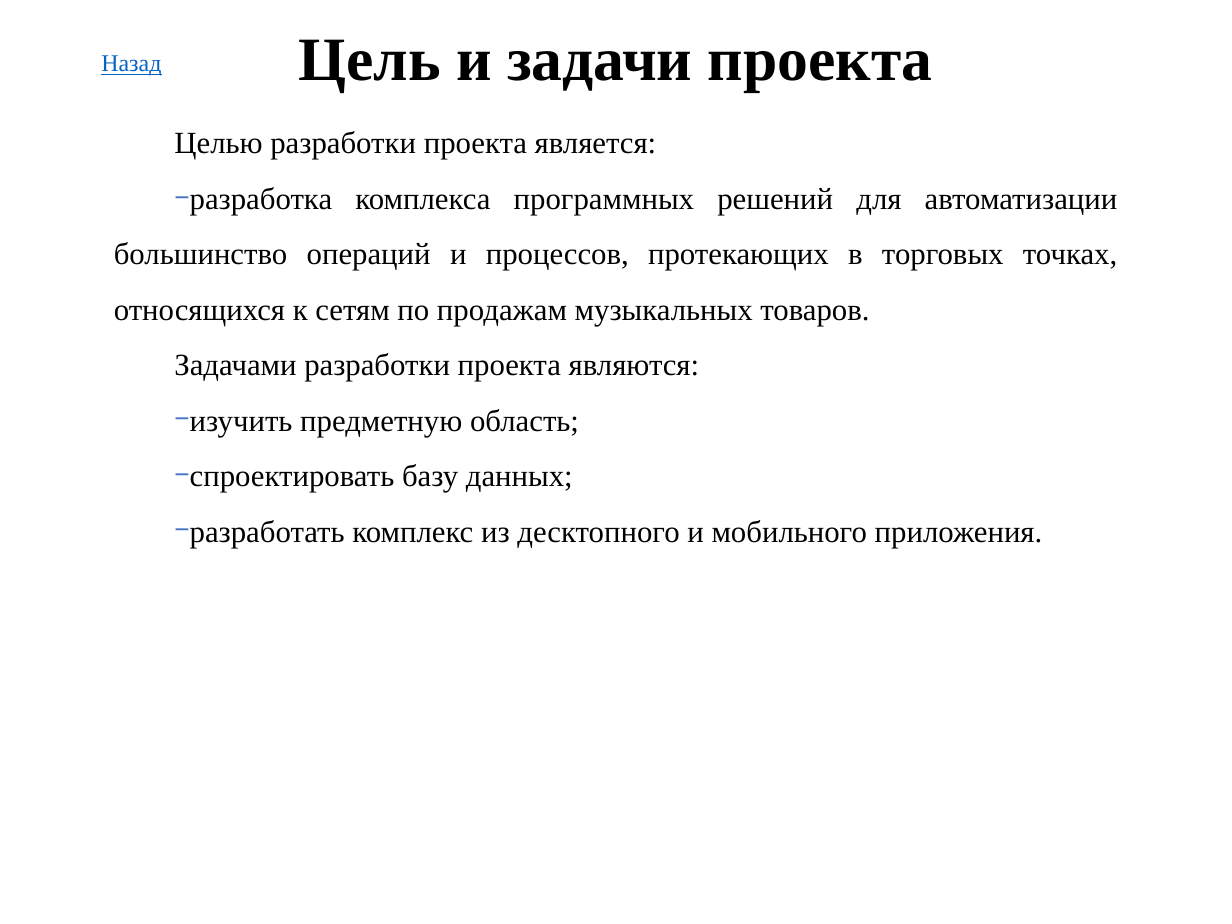
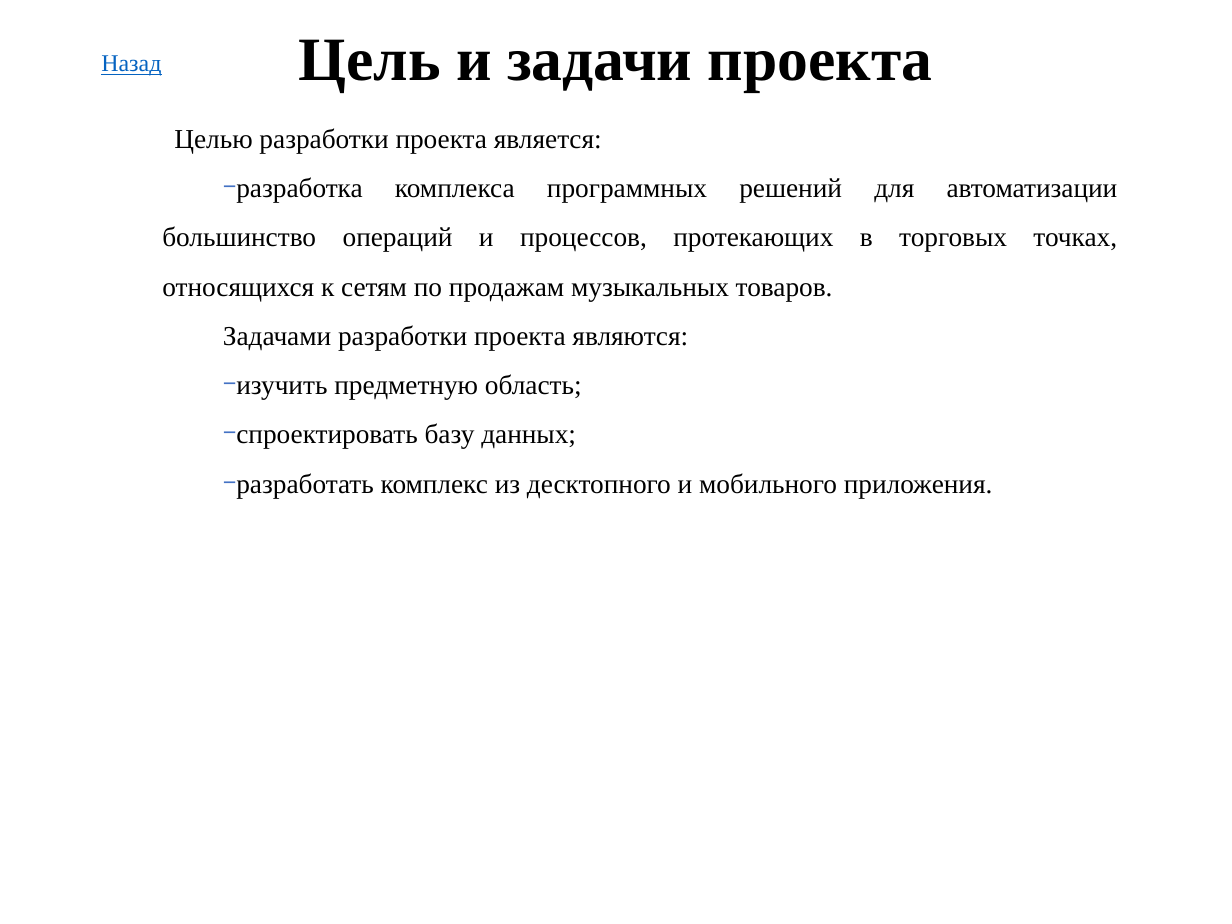
Before and after one commit to AntonSidorov1/DiplomProject, a slide deck: slide 3 of сидоров антон дмитриевич, Группа 493 - Презентация.pptx. Drawn at 1232x924 pixels with LibreOffice and Linux fonts; fonts in the diff are those of the drawing. Boxes give left, top, right and bottom in pixels: in the first picture for what was removed or moved away, otherwise in the second. Text is boxed around its words. In the diff, an @@ line names an element or a change of style, - is before the commit and + after.

```diff
--- a/сидоров антон дмитриевич, Группа 493 - Презентация.pptx
+++ b/сидоров антон дмитриевич, Группа 493 - Презентация.pptx
@@ text "Целью разработки проекта является:" at box(162, 128, 1118, 498): size 18 to 16 pt; indent changed @@
```
Also in this commit, not shown: 4 other slides changed, 3 slides added, 2 slides removed, 5 other files.
